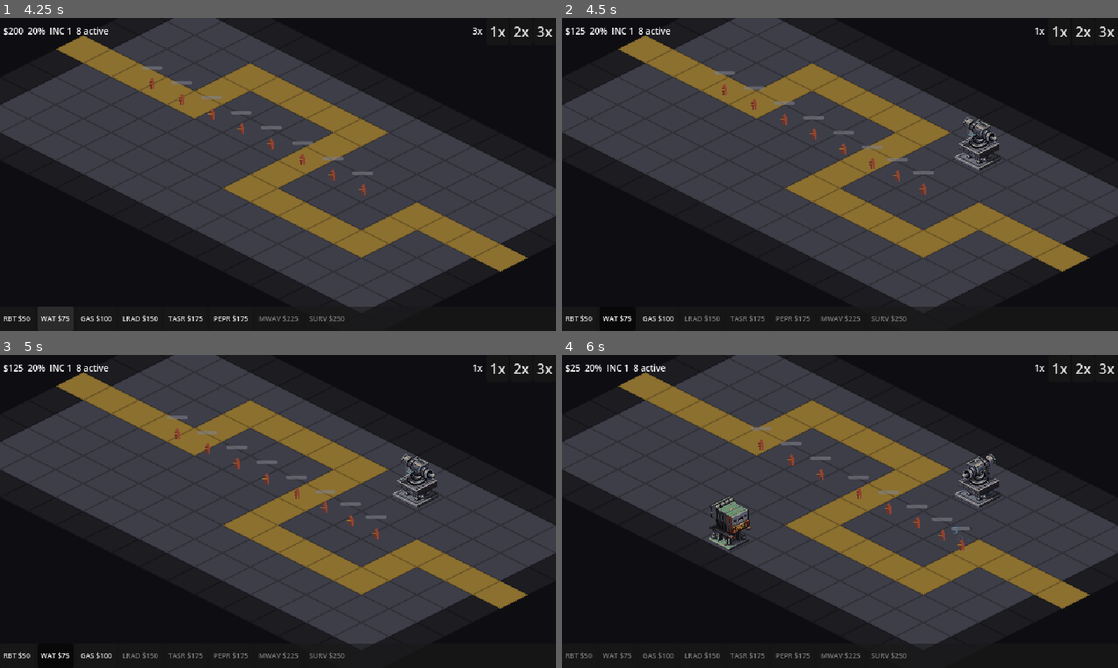
Above: before the commit, frames 1-4 (two rows, left to right).
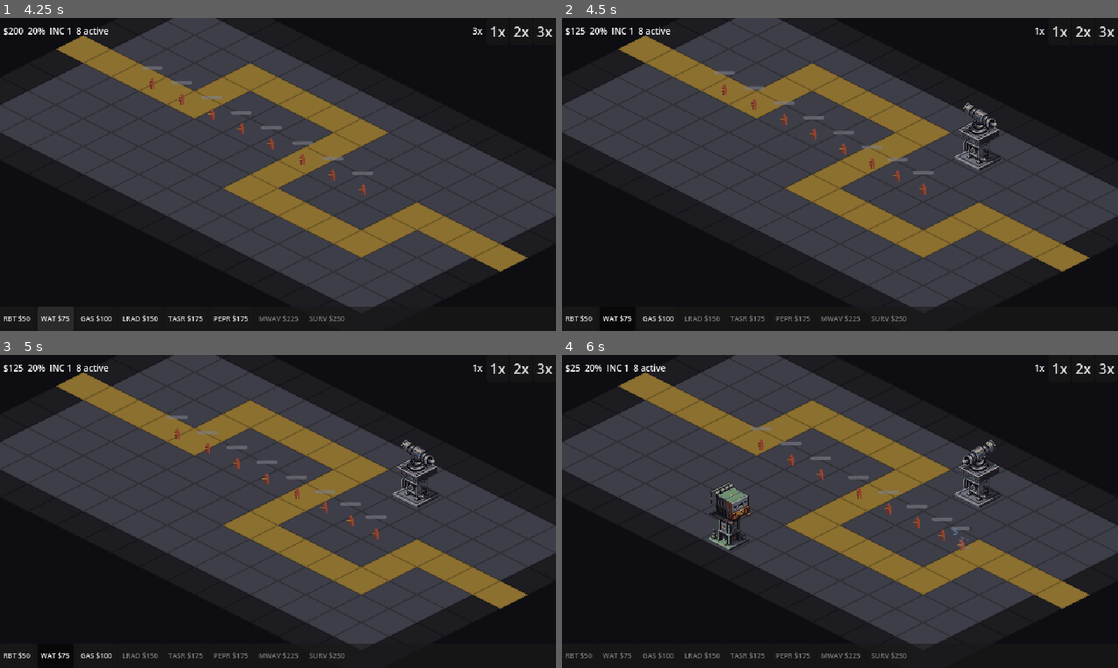
Above: after the commit, the same moments.

Repository: camilhaemmerli/goligee
Game: Godot game, scene res://scenes/main/game.tscn
Two runs of this game, one before a commit and one after it. Both use one fixed random seed, a clock stepped at 60 frames per second and the inputs below.
Inputs (mouse positions are in pixels of both pictures, inside the frame that each line leads up to):
- Up to frame 1 (4.25 s): click "1x" at 0.5 s; click "2x" at 1.25 s; click "3x" at 2 s; click "RBT $50" at 2.75 s; click "WAT $75" at 3.5 s
- Up to frame 2 (4.5 s): move the mouse to (962, 158) at 4.27 s; press the mouse at (962, 158) at 4.28 s; hold Space (speed_up) from 4.28 s (still down)
- Up to frame 3 (5 s): keep holding Space (speed_up)
- Up to frame 4 (6 s): release Space (speed_up) at 5 s; release the mouse at (962, 495) at 5 s; click "GAS $100" at 5 s; move the mouse to (728, 527) at 5.77 s; click (728, 527) at 5.85 s

Frame 1 is identical in both runs. In frame 2, 0.6% of the frame differs, in the area x 71-79%, y 27-46%; in frame 3, 0.6%; in frame 4, 1.5%, in the area x 26-79%, y 27-63%.

Commit message:
Fix y-sort between towers and enemies, adjust turret offset for base sprite shift
- Enable y_sort_enabled on Towers, Enemies, Projectiles, Effects containers
  so individual entities are y-sorted together at World level
- Remove z_index=1 from TurretSprite in scene (child order handles layering)
- Account for base sprite offset (-16) in turret and muzzle positioning
- Fix ghost preview turret offset to match

Co-Authored-By: Claude Opus 4.6 <noreply@anthropic.com>

Diff:
--- a/scenes/main/game.tscn
+++ b/scenes/main/game.tscn
@@ -29,12 +29,16 @@
 [node name="TileMapLayer" type="TileMapLayer" parent="World"]
 
 [node name="Towers" type="Node2D" parent="World"]
+y_sort_enabled = true
 
 [node name="Enemies" type="Node2D" parent="World"]
+y_sort_enabled = true
 
 [node name="Projectiles" type="Node2D" parent="World"]
+y_sort_enabled = true
 
 [node name="Effects" type="Node2D" parent="World"]
+y_sort_enabled = true
 
 [node name="TowerPlacer" type="Node2D" parent="."]
 script = ExtResource("2_placer")
--- a/scenes/towers/base_tower.tscn
+++ b/scenes/towers/base_tower.tscn
@@ -12,7 +12,6 @@
 
 [node name="TurretSprite" type="Sprite2D" parent="."]
 position = Vector2(0, -8)
-z_index = 1
 
 [node name="MuzzlePoint" type="Marker2D" parent="."]
 position = Vector2(0, -12)
--- a/scripts/towers/base_tower.gd
+++ b/scripts/towers/base_tower.gd
@@ -100,8 +100,8 @@
 		# Align the diamond ground (bottom of 64x64) with the tile center
 		sprite.offset.y = -16
 		turret_sprite.visible = true
-		turret_sprite.position.y = skin.turret_y_offset
-		muzzle_point.position.y = skin.turret_y_offset - 4.0
+		turret_sprite.position.y = skin.turret_y_offset + sprite.offset.y
+		muzzle_point.position.y = skin.turret_y_offset + sprite.offset.y - 4.0
 		if skin.turret_textures.size() == 8:
 			_turret_textures = skin.turret_textures
 			turret_sprite.texture = _turret_textures[7]  # Default: SE
--- a/scripts/towers/tower_placer.gd
+++ b/scripts/towers/tower_placer.gd
@@ -63,7 +63,7 @@
 		_ghost_turret.modulate = Color(1, 1, 1, 0.45)
 		if skin.turret_textures.size() > 0:
 			_ghost_turret.texture = skin.turret_textures[7]  # SE default
-		_ghost_turret.position.y = skin.turret_y_offset
+		_ghost_turret.position.y = skin.turret_y_offset + _ghost_base.offset.y
 		_ghost_turret.z_index = 2
 		_ghost.add_child(_ghost_turret)
 	else:
